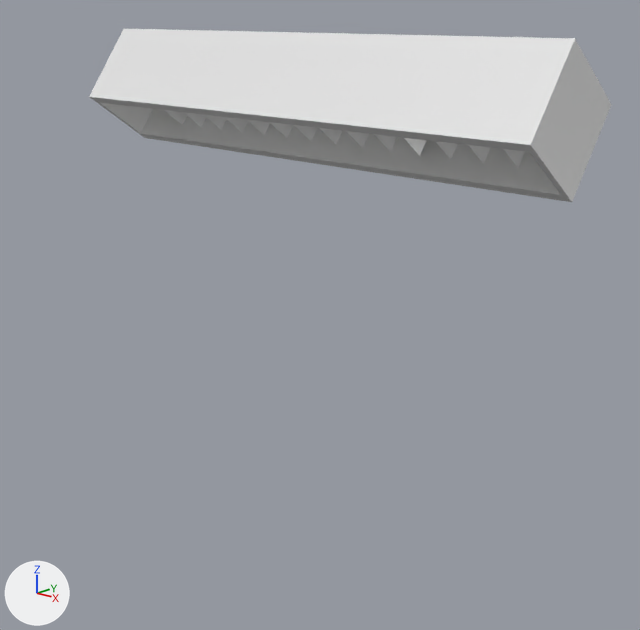
The Blender file BlenderModellen/TLArmatuurEnBuis.blend, before and after one commit.
Rendered twice from a 50 mm lens placed at (2.61, -1.32, 2.55), pointed at (0.16, 1.43, 1.49). The axes (+X, +Y, +Z) are drawn at lower left. The lights are the same throughout.
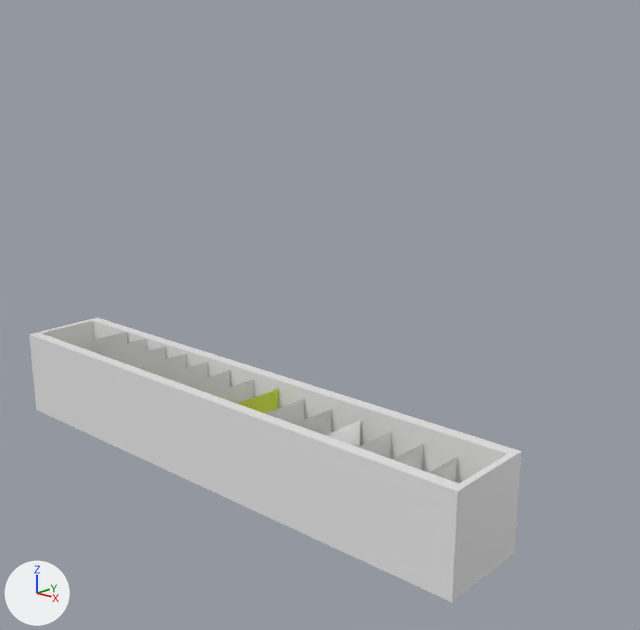
The change, as a list of edits to the scene's bpy script:
```text
Change ob_cube:
    ob_cube.rotation_euler: (2.548, 0.0346, -0.0162) -> (0.0, 0.0, 0.0)  # degrees (146, 2, -0.9) -> degrees (0, 0, 0)
    ob_cube.location: (-0.023, 3.049, 2.668) -> (0.0, 0.0, 0.0)
Change ob_plane:
    ob_plane.location: (0.663, 1.578, 2.358) -> (0.722, 1.059, 1.074)
    ob_plane.rotation_euler: (1.529, -2.548, 1.578) -> (1.533, -3.118, 1.577)  # degrees (88, -146, 90) -> degrees (88, -179, 90)
Change ob_plane_001:
    ob_plane_001.location: (0.513, 1.581, 2.363) -> (0.572, 1.058, 1.08)
    ob_plane_001.rotation_euler: (1.529, -2.548, 1.578) -> (1.533, -3.118, 1.577)  # degrees (88, -146, 90) -> degrees (88, -179, 90)
Change ob_plane_002:
    ob_plane_002.location: (0.812, 1.576, 2.353) -> (0.872, 1.059, 1.069)
    ob_plane_002.rotation_euler: (1.529, -2.548, 1.578) -> (1.533, -3.118, 1.577)  # degrees (88, -146, 90) -> degrees (88, -179, 90)
Change ob_plane_003:
    ob_plane_003.location: (0.962, 1.574, 2.348) -> (1.022, 1.06, 1.063)
    ob_plane_003.rotation_euler: (1.529, -2.548, 1.578) -> (1.533, -3.118, 1.577)  # degrees (88, -146, 90) -> degrees (88, -179, 90)
Change ob_plane_004:
    ob_plane_004.rotation_euler: (1.529, -2.548, 1.578) -> (1.533, -3.118, 1.577)  # degrees (88, -146, 90) -> degrees (88, -179, 90)
Change ob_plane_006:
    ob_plane_006.location: (0.363, 1.583, 2.369) -> (0.422, 1.057, 1.086)
    ob_plane_006.rotation_euler: (1.529, -2.548, 1.578) -> (1.543, -3.119, 1.577)  # degrees (88, -146, 90) -> degrees (88, -179, 90)
Change ob_plane_007:
    ob_plane_007.location: (-0.087, 1.591, 2.384) -> (-0.028, 1.055, 1.103)
    ob_plane_007.rotation_euler: (1.529, -2.548, 1.578) -> (1.533, -3.118, 1.577)  # degrees (88, -146, 90) -> degrees (88, -179, 90)
Change ob_plane_009:
    ob_plane_009.rotation_euler: (1.529, -2.548, 1.578) -> (1.533, -3.118, 1.577)  # degrees (88, -146, 90) -> degrees (88, -179, 90)
Change ob_plane_012:
    ob_plane_012.location: (-0.836, 1.603, 2.41) -> (-0.777, 1.051, 1.131)
    ob_plane_012.rotation_euler: (1.529, -2.548, 1.578) -> (1.533, -3.118, 1.577)  # degrees (88, -146, 90) -> degrees (88, -179, 90)
Change ob_plane_013:
    ob_plane_013.location: (-0.986, 1.605, 2.415) -> (-0.927, 1.05, 1.137)
    ob_plane_013.rotation_euler: (1.529, -2.548, 1.578) -> (1.533, -3.118, 1.577)  # degrees (88, -146, 90) -> degrees (88, -179, 90)
```

Boxes (x1, y1, x2, y2) around the edits, measured in the pictures (640 x 630 px):
'Cube', moved, turned: before (89, 29, 611, 202); after (29, 318, 521, 602)
'Plane.007', moved, turned: before (294, 125, 317, 141); after (211, 380, 254, 403)
'Plane.004', turned: before (319, 128, 342, 144); after (237, 389, 279, 413)
'Plane.009', turned: before (246, 119, 270, 135); after (162, 362, 208, 385)
'Plane.006', moved, turned: before (374, 134, 397, 152); after (295, 409, 332, 435)
'Plane.012', moved, turned: before (183, 112, 206, 127); after (95, 339, 147, 360)
'Plane.013', moved, turned: before (164, 110, 187, 125); after (76, 332, 128, 352)
'Plane.001', moved, turned: before (404, 138, 427, 155); after (326, 420, 361, 447)
'Plane', moved, turned: before (435, 141, 457, 159); after (359, 432, 391, 458)
'Plane.002', moved, turned: before (468, 145, 490, 164); after (393, 444, 423, 470)
'Plane.003', moved, turned: before (504, 149, 525, 168); after (429, 457, 458, 482)
